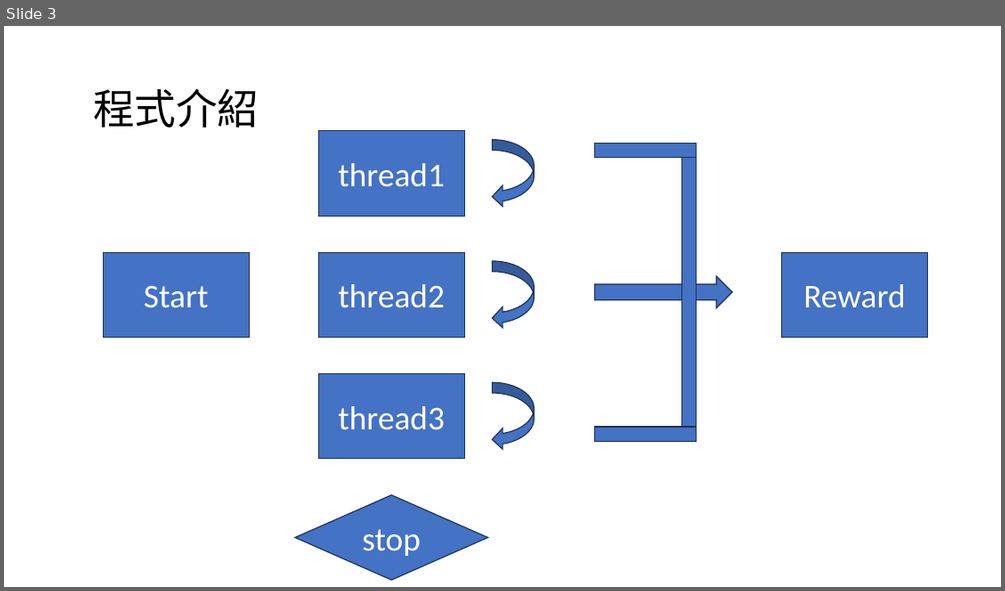
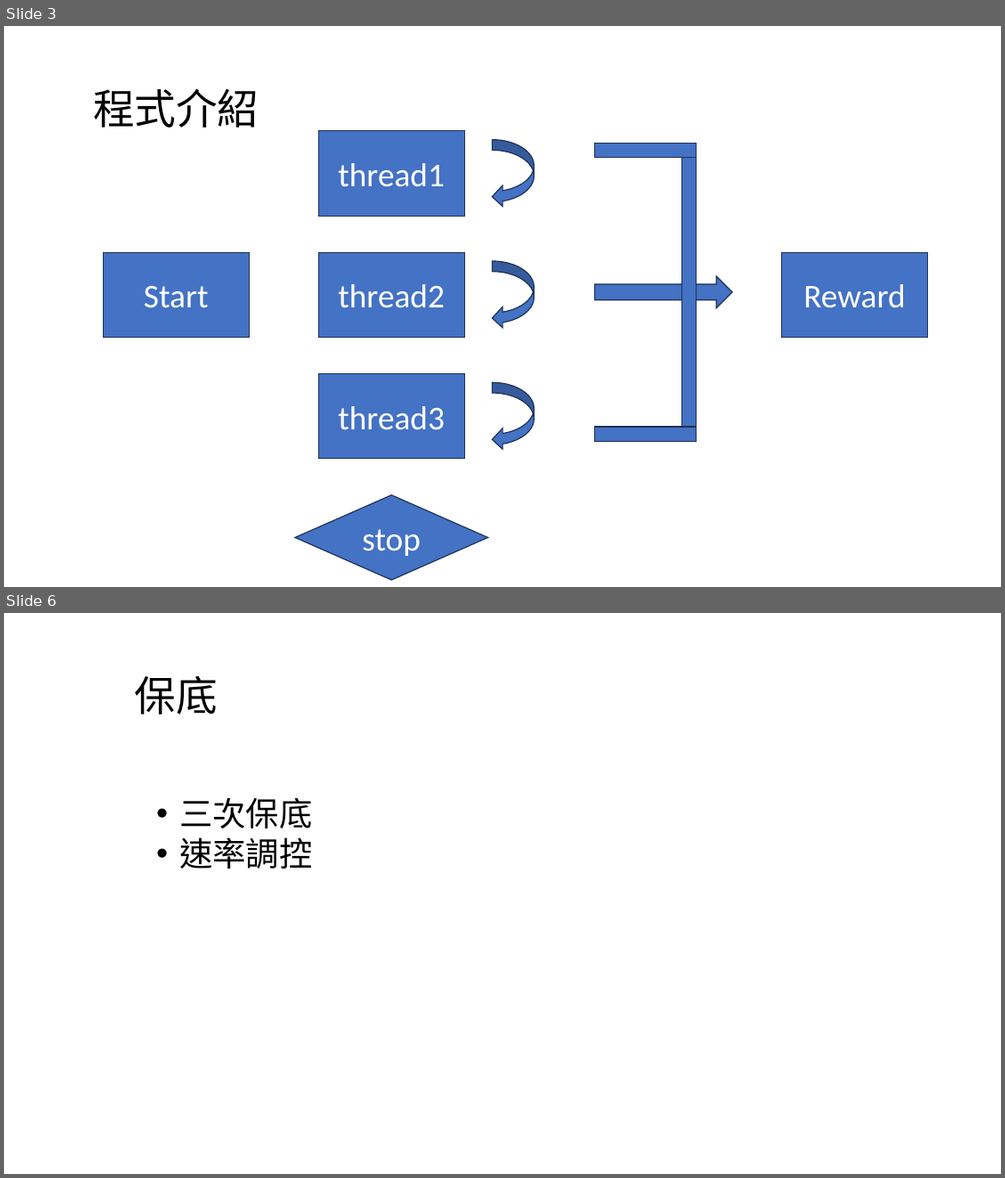
Before and after one commit to kevinzeroCode/newOS_game, a slide deck: OS簡報.pptx. Shown one above the other, each under a label of ours: slide 3 before the commit, slides 3 and 6 after it; the slides between them are not shown. The pictures are 1005x591 and 1005x1178 pixels, drawn with LibreOffice and Linux fonts; fonts in the diff are those of the drawing; background and template pictures are left out. Boxes give left, top, right and bottom in pixels: in the first picture for what was removed or moved away, otherwise in the second. Text is boxed around its words. In the diff, an @@ line names an element or a change of style, - is before the commit and + after.

```diff
--- a/OS簡報.pptx
+++ b/OS簡報.pptx
@@ slide 6 added at <box>4,613,1001,1174</box>, background picture (left out) @@
@@ text added at <box>135,676,218,714</box>, 40 pt, text #000000 @@
+保底
@@ text added at <box>179,797,312,868</box>, 32 pt, text #000000 @@
+• 三次保底
+• 速率調控
```
Also in this commit, not shown: 1 slide changed, 1 other slide added, 1 other file.
